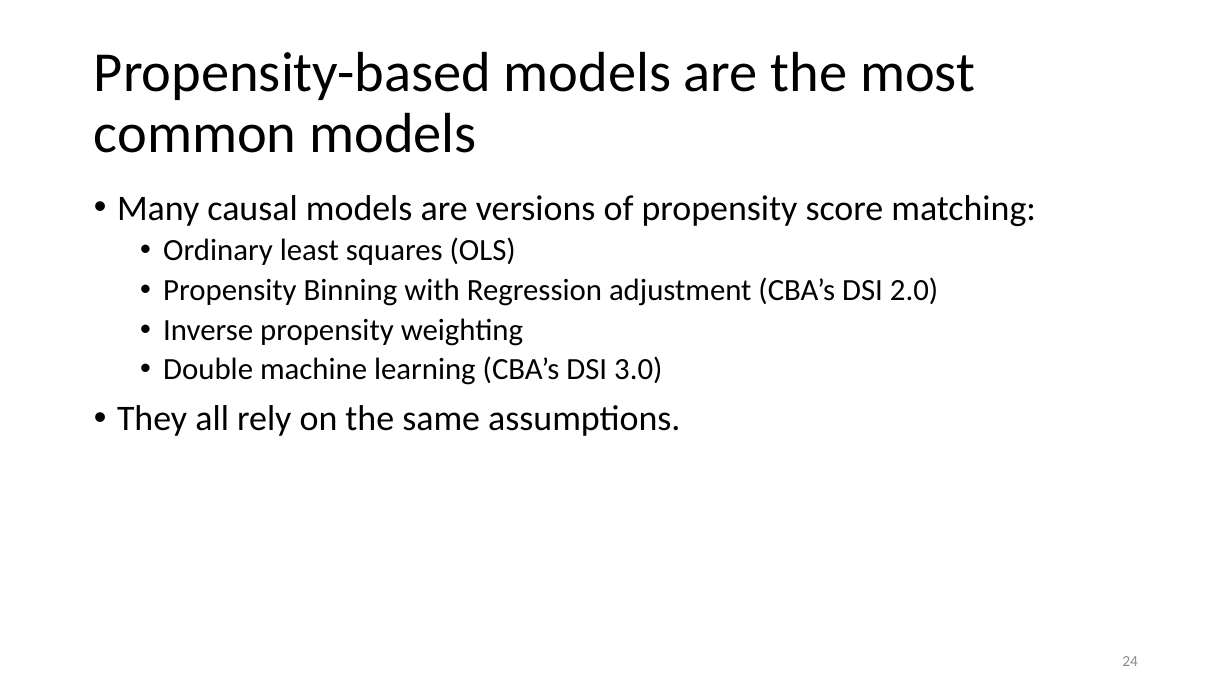
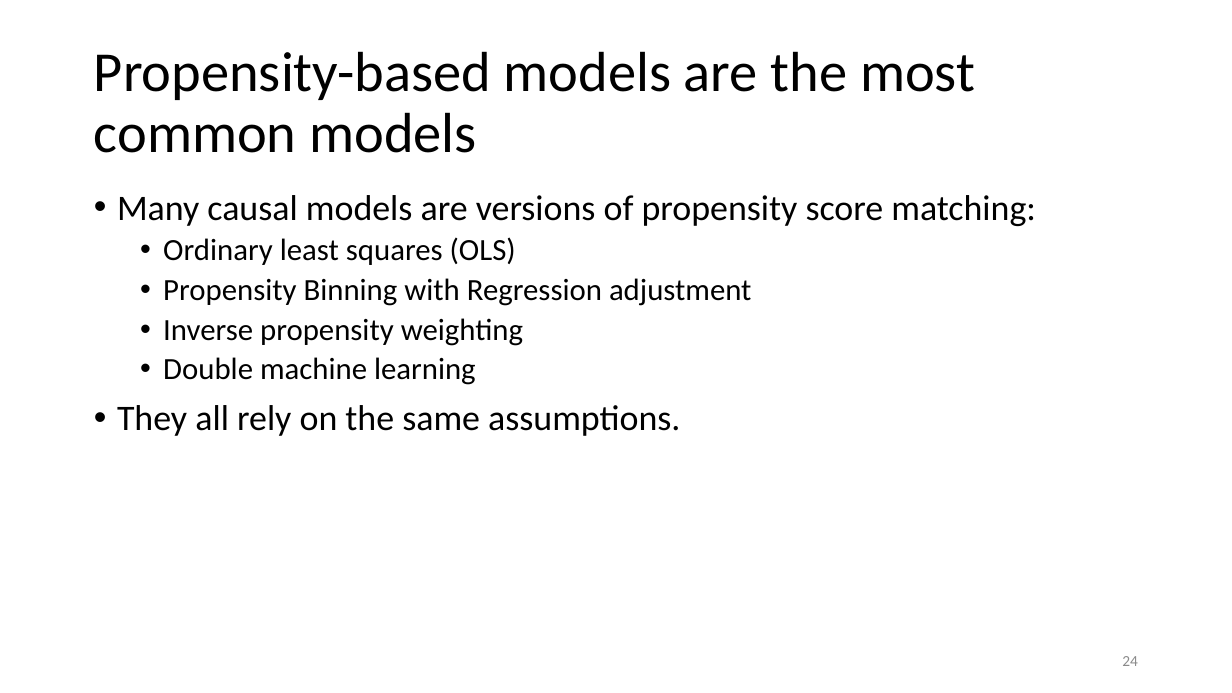
Before and after one commit to shoepaladin/causalinference_crashcourse, a slide deck: slide 24 of Powerpoints/1 Foundations.pptx. Drawn at 1232x693 pixels with LibreOffice and Linux fonts; fonts in the diff are those of the drawing. Boxes give left, top, right and bottom in pixels: in the first picture for what was removed or moved away, otherwise in the second. Text is boxed around its words. In the diff, an @@ line names an element or a change of style, - is before the commit and + after.

```diff
--- a/Powerpoints/1 Foundations.pptx
+++ b/Powerpoints/1 Foundations.pptx
@@ text at (163, 278, 752, 306): text changed @@
-  • Propensity Binning with Regression adjustment (CBA’s DSI 2.0)
+  • Propensity Binning with Regression adjustment
@@ text at (163, 357, 476, 385): text changed @@
-  • Double machine learning (CBA’s DSI 3.0)
+  • Double machine learning
```
Also in this commit, not shown: 1 other slide changed, 5 other files.
